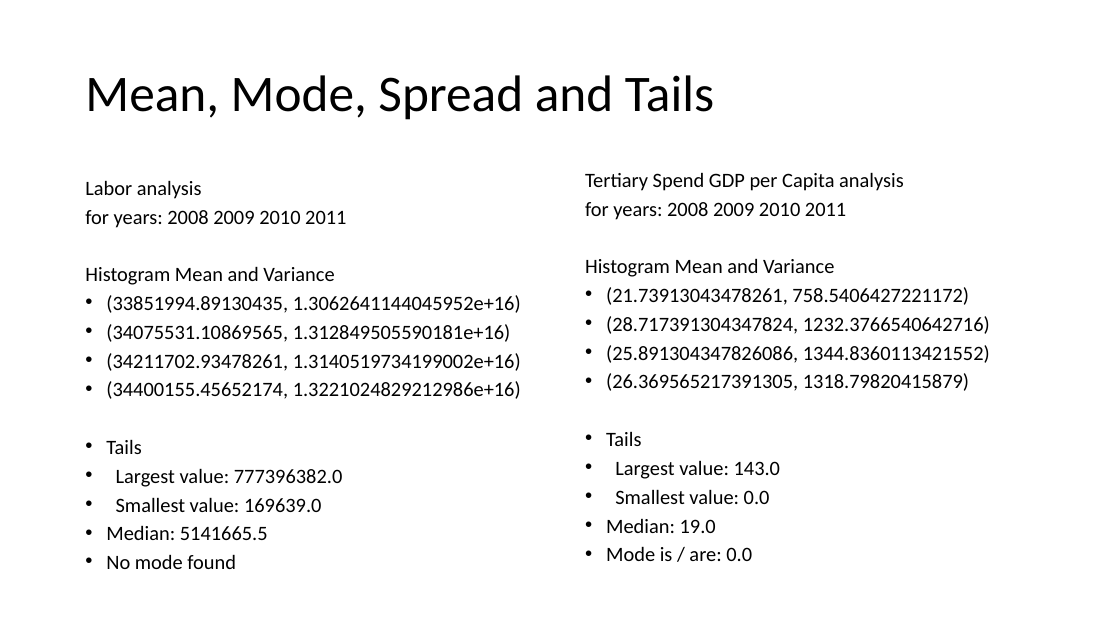
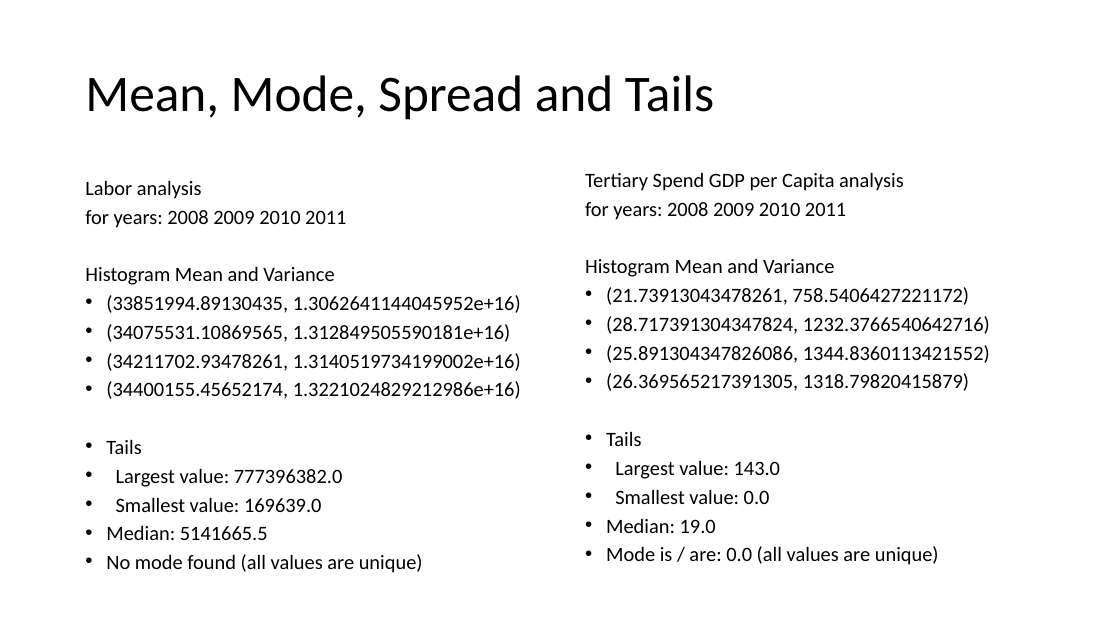
Before and after one commit to adanque/International_Government_Tertiary_Education_Spending_Analysis, a slide deck: slide 12 of DSC530_Final_Project_Tertiary_Government_Spending_Analysis_Alan_Danque.pptx. Drawn at 1120x630 pixels with LibreOffice and Linux fonts; fonts in the diff are those of the drawing. Boxes give left, top, right and bottom in pixels: in the first picture for what was removed or moved away, otherwise in the second. Text is boxed around its words. In the diff, an @@ line names an element or a change of style, - is before the commit and + after.

Commit message:
Updated typo in slide
Updated typo in slide

```diff
--- a/DSC530_Final_Project_Tertiary_Government_Spending_Analysis_Alan_Danque.pptx
+++ b/DSC530_Final_Project_Tertiary_Government_Spending_Analysis_Alan_Danque.pptx
@@ text at (106,554,423,573): text changed @@
-• No mode found
+• No mode found (all values are unique)
@@ text at (606,546,939,565): text changed @@
-• Mode is / are: 0.0
+• Mode is / are: 0.0 (all values are unique)
```
Also in this commit, not shown: 2 other slides changed, 1 other file.
